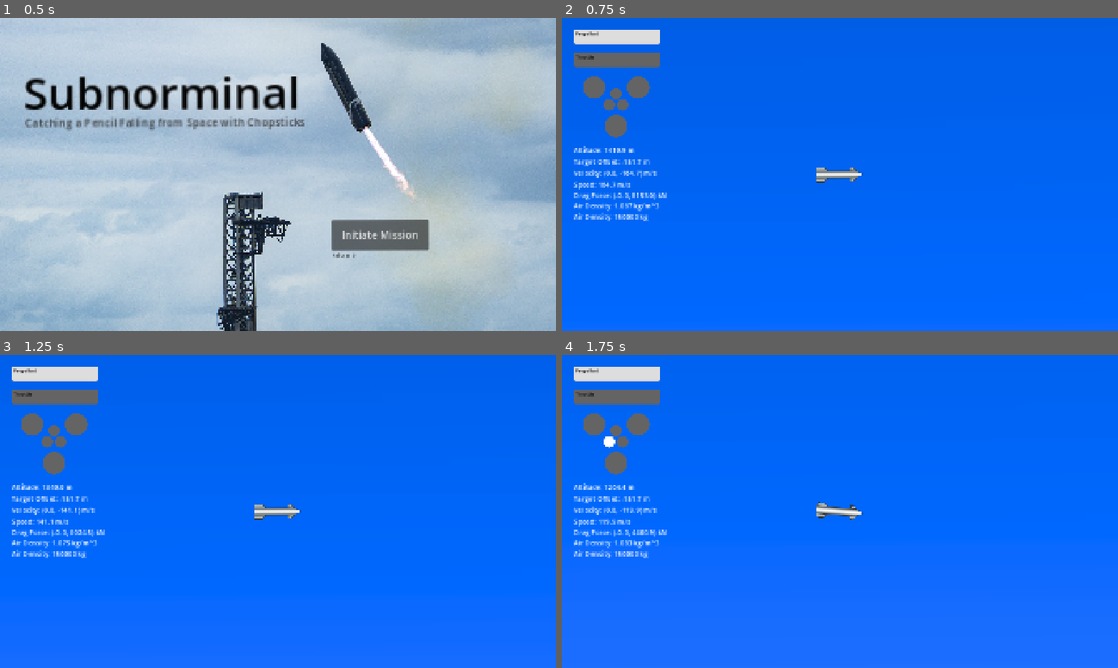
Above: before the commit, frames 1-4 (two rows, left to right).
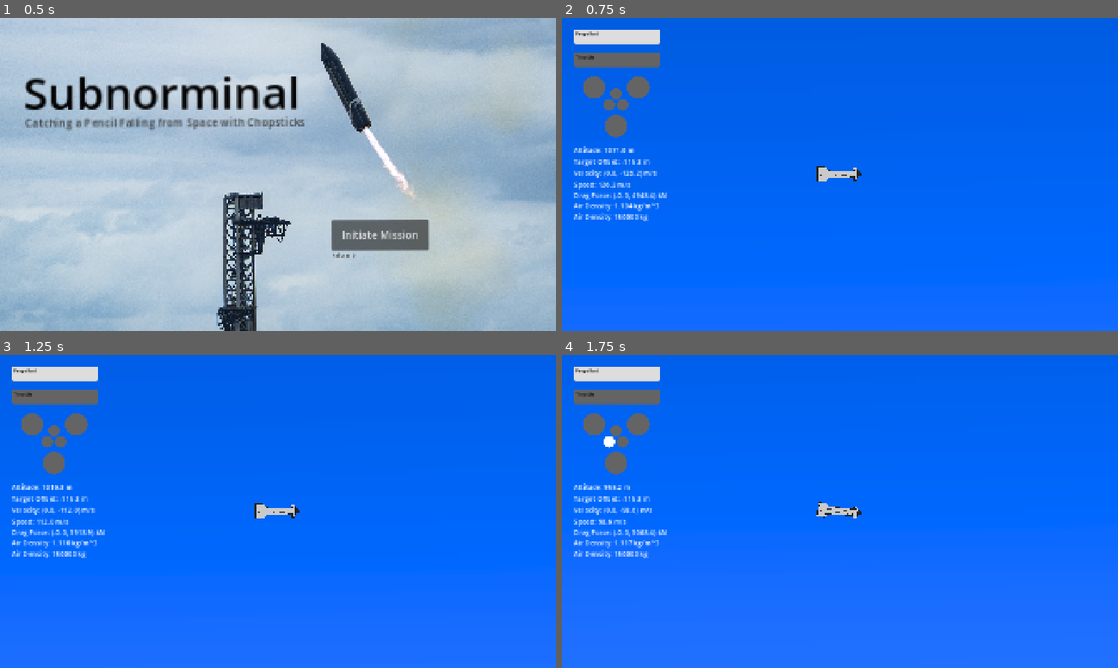
Above: after the commit, the same moments.

Repository: cyb3rgeorge/subnorminal
Game: Godot game, scene res://menu.tscn
The game is run twice, just before and just after one commit, with the same random seed, the same clock (stepped at 60 frames per second) and the same inputs. Video files are missing from this copy of the repository; at most half a second of black plays in their place.
Inputs (mouse positions are in pixels of both pictures, inside the frame that each line leads up to):
- Up to frame 1 (0.5 s): no input
- Up to frame 2 (0.75 s): click "Initiate Mission" at 0.5 s
- Up to frame 3 (1.25 s): no input
- Up to frame 4 (1.75 s): move the mouse to (962, 495) at 1.27 s; hold Right (rotateRight) from 1.28 s (still down); hold 1 (1Engine) from 1.28 s (still down); click (962, 495) at 1.42 s

Frame 1 is identical in both runs. In frame 2, 0.5% of the frame differs, in the area x 7-55%, y 41-62%; in frame 3, 0.4%; in frame 4, 0.5%, in the area x 6-55%, y 41-62%.

Commit message:
Visual overhaul

Diff:
--- a/simulator.tscn
+++ b/simulator.tscn
@@ -2,9 +2,11 @@
 
 [ext_resource type="Texture2D" uid="uid://wf3hc48n7f5q" path="res://media/sky.png" id="1_wijme"]
 [ext_resource type="Script" uid="uid://bw3qik1luvw6a" path="res://starship.gd" id="2_tdqyt"]
-[ext_resource type="Texture2D" uid="uid://bntt87ui0xi1r" path="res://media/raptor1.png" id="3_qcnq3"]
-[ext_resource type="Texture2D" uid="uid://dvgh7soxnynsq" path="res://media/raptor2.png" id="4_xneng"]
-[ext_resource type="Texture2D" uid="uid://c47ipy74s0tk6" path="res://media/starship.png" id="5_i1xrq"]
+[ext_resource type="Texture2D" uid="uid://cio2h1f15bwbu" path="res://media/enginePlume1.png" id="3_qcnq3"]
+[ext_resource type="Texture2D" uid="uid://bm1penn2hf2pu" path="res://media/enginePlume2.png" id="4_xneng"]
+[ext_resource type="Texture2D" uid="uid://dw8wywh6jublf" path="res://media/starship.png" id="5_i1xrq"]
+[ext_resource type="Texture2D" uid="uid://naggk6nv75rq" path="res://media/enginePlume3.png" id="5_t68on"]
+[ext_resource type="Texture2D" uid="uid://04sv8p5id7ai" path="res://media/enginePlume4.png" id="6_4s7bp"]
 [ext_resource type="Script" uid="uid://b1akmwma3e6rw" path="res://camera2d.gd" id="6_t68on"]
 [ext_resource type="Script" uid="uid://cx2qgefp2ad13" path="res://propGauge.gd" id="7_4s7bp"]
 [ext_resource type="Script" uid="uid://cg4gxkpa12mpb" path="res://throttle.gd" id="8_wd3sr"]
@@ -12,13 +14,13 @@
 [ext_resource type="Texture2D" uid="uid://tmtv7bylagwc" path="res://media/ship2.png" id="10_ur0sc"]
 [ext_resource type="Texture2D" uid="uid://ccg11wl57j05n" path="res://media/ship1.png" id="11_k8tmk"]
 [ext_resource type="Texture2D" uid="uid://bv66xpmy23g1c" path="res://media/ship0.png" id="12_mnur8"]
-[ext_resource type="Texture2D" uid="uid://c04miqp2afsji" path="res://media/tower.png" id="13_h6gh2"]
-[ext_resource type="Texture2D" uid="uid://d10s5uv25b8np" path="res://media/chopsticks.png" id="14_fqtql"]
+[ext_resource type="Texture2D" uid="uid://pby1h38n4hmm" path="res://media/tower.png" id="13_tdqyt"]
+[ext_resource type="Texture2D" uid="uid://c2lnqqn1f1n6i" path="res://media/chopsticks.png" id="14_qcnq3"]
 [ext_resource type="Texture2D" uid="uid://f1rduu3r0cgh" path="res://media/ground.png" id="15_pivg5"]
 [ext_resource type="AudioStream" uid="uid://cptb471thjitf" path="res://media/raptorFiring.wav" id="16_tns8l"]
 
 [sub_resource type="RectangleShape2D" id="RectangleShape2D_8bwct"]
-size = Vector2(6.9960938, 31.00177)
+size = Vector2(35.99968, 3.0000496)
 
 [sub_resource type="StyleBoxFlat" id="StyleBoxFlat_4y73a"]
 bg_color = Color(0.39215687, 0.39215687, 0.39215687, 1)
@@ -49,7 +51,7 @@
 corner_radius_bottom_left = 8
 
 [sub_resource type="RectangleShape2D" id="RectangleShape2D_3mne7"]
-size = Vector2(76.25, 3.5)
+size = Vector2(41, 1)
 
 [sub_resource type="RectangleShape2D" id="RectangleShape2D_5wfv7"]
 size = Vector2(17731.625, 282.08618)
@@ -57,14 +59,14 @@
 [node name="Node2D" type="Node2D" unique_id=1745848919]
 
 [node name="Sky" type="Sprite2D" parent="." unique_id=1427529558]
-position = Vector2(211.75781, -5117.336)
+position = Vector2(207.00002, -5117)
 rotation = 3.1351771
 scale = Vector2(40.23882, -2.263264)
 texture = ExtResource("1_wijme")
 
 [node name="Starship" type="RigidBody2D" parent="." unique_id=1724685367]
 position = Vector2(568.0001, -3162)
-rotation = 3.137519
+rotation = 3.1415927
 mass = 150000.0
 inertia = 1000.0
 can_sleep = false
@@ -72,37 +74,58 @@
 linear_velocity = Vector2(0, 500)
 script = ExtResource("2_tdqyt")
 
-[node name="RaptorThrottle1" type="Sprite2D" parent="Starship" unique_id=1863118857]
-visible = false
-position = Vector2(102.999084, 0.4194336)
-rotation = 1.6013705
+[node name="EnginePlume1" type="Sprite2D" parent="Starship" unique_id=192035588]
+visible = false
+texture_filter = 1
+position = Vector2(124.00009, 0)
+rotation = 3.1415925
 texture = ExtResource("3_qcnq3")
 
-[node name="RaptorThrottle2" type="Sprite2D" parent="Starship" unique_id=1949635948]
-visible = false
-position = Vector2(127.99896, 0.52124023)
-rotation = 1.6030564
+[node name="EnginePlume2" type="Sprite2D" parent="Starship" unique_id=254225912]
+visible = false
+texture_filter = 1
+position = Vector2(144.00009, 0)
+rotation = 3.1415925
+texture = ExtResource("4_xneng")
+
+[node name="EnginePlume3" type="Sprite2D" parent="Starship" unique_id=375558163]
+visible = false
+texture_filter = 1
+position = Vector2(164.00009, 0)
+rotation = 3.1415925
+texture = ExtResource("5_t68on")
+
+[node name="EnginePlume4" type="Sprite2D" parent="Starship" unique_id=1096647722]
+visible = false
+texture_filter = 1
+position = Vector2(184.00009, 0)
+rotation = 3.1415925
+texture = ExtResource("6_4s7bp")
+
+[node name="Starship" type="Sprite2D" parent="Starship" unique_id=555005580]
+texture_filter = 1
+position = Vector2(0.00012207031, 0)
+rotation = -1.5707964
 scale = Vector2(1.0000001, 1.0000001)
-texture = ExtResource("4_xneng")
-
-[node name="StarshipImage" type="Sprite2D" parent="Starship" unique_id=1824359622]
-position = Vector2(-2.37301e-06, 2.7894974e-05)
-rotation = -1.5707964
-scale = Vector2(2, 2)
 texture = ExtResource("5_i1xrq")
 
 [node name="Camera2D" type="Camera2D" parent="Starship" unique_id=2094013215]
+position = Vector2(0.00012198289, -1)
+zoom = Vector2(0.75, 0.75)
 limit_enabled = false
 position_smoothing_speed = 10.0
 script = ExtResource("6_t68on")
 
 [node name="CollisionPolygon2D" type="CollisionPolygon2D" parent="Starship" unique_id=1983826992]
-polygon = PackedVector2Array(-78.00604, -0.24401855, -53.142853, -14.485718, -47.220703, -22.543518, -36.221222, -22.650085, -36.1243, -12.650513, 42.87201, -13.416138, 53.755188, -25.522217, 78.754, -25.764465, 79.24826, 25.233154, 53.24948, 25.485107, 42.133698, 13.592285, -35.88202, 12.348328, -35.785126, 22.34784, -35.785126, 22.34784, -46.784607, 22.454407, -54.87143, 13.53241, -77.99634, 0.7559204)
+position = Vector2(0.0001220693, 4.972851e-07)
+rotation = 1.5669318
+polygon = PackedVector2Array(-0.40185547, 103.99921, -18.278076, 71.92993, -17.5979, -104.06879, 18.401855, -103.92966, 17.72168, 72.06903)
 
 [node name="Area2DFwd" type="Area2D" parent="Starship" unique_id=55732293 groups=["fwd"]]
+rotation = 1.5707964
 
 [node name="CollisionShape2D" type="CollisionShape2D" parent="Starship/Area2DFwd" unique_id=838277218]
-position = Vector2(-35.999554, -0.14673257)
+position = Vector2(0, 53)
 shape = SubResource("RectangleShape2D_8bwct")
 
 [node name="Telemetry" type="CanvasLayer" parent="." unique_id=65945142]
@@ -259,25 +282,25 @@
 
 [node name="TowerArea" type="Area2D" parent="." unique_id=1781511207]
 
-[node name="Tower" type="Sprite2D" parent="TowerArea" unique_id=428413086]
-position = Vector2(935.00006, 810.00006)
-scale = Vector2(1.743, 1.743)
-texture = ExtResource("13_h6gh2")
+[node name="Tower" type="Sprite2D" parent="TowerArea" unique_id=1800599003]
+texture_filter = 1
+position = Vector2(923, 728)
+texture = ExtResource("13_tdqyt")
 
 [node name="CollisionPolygon2D" type="CollisionPolygon2D" parent="TowerArea" unique_id=245403023]
 position = Vector2(927, 726)
-polygon = PackedVector2Array(28, -98, 29, 289, -39, 289, -39, 259, -20, 259, -20, -120, 41, -120, 41, -98)
+polygon = PackedVector2Array(-41, -284, 46, -284, 46, -261, 30, -261, 30, -235, 46, -235, 46, -169, 30, -169, 30, 289, -57, 289, -57, 260, -41, 245)
 
 [node name="ChopsticksArea" type="Area2D" parent="." unique_id=1521499371]
 position = Vector2(-3, -57)
 
-[node name="Chopsticks" type="Sprite2D" parent="ChopsticksArea" unique_id=290342387]
-position = Vector2(992.99994, 721)
-scale = Vector2(1.7, 1.7)
-texture = ExtResource("14_fqtql")
+[node name="Chopsticks" type="Sprite2D" parent="ChopsticksArea" unique_id=597780006]
+texture_filter = 1
+position = Vector2(992, 581)
+texture = ExtResource("14_qcnq3")
 
 [node name="CollisionShape2D" type="CollisionShape2D" parent="ChopsticksArea" unique_id=1782389773]
-position = Vector2(1005.875, 697.25)
+position = Vector2(1030.5, 548.5)
 shape = SubResource("RectangleShape2D_3mne7")
 
 [node name="Land" type="Area2D" parent="." unique_id=1206827131]
--- a/starship.gd
+++ b/starship.gd
@@ -33,10 +33,10 @@
 const THROTTLE_CHANGE_RATE: float = 60.0
 const FUEL_BURN_RATE: float = 60.0
 
-const MAX_CATCH_SPEED_MPS: float = 5.0
+const MAX_CATCH_SPEED_MPS: float = 10.0
 
 # Simulation Scale
-const METERS_PER_PIXEL: float = 54.0 / 158.0
+const METERS_PER_PIXEL: float = 54.0 / 208.0
 const TARGET_X: float = 1012.0
 const GROUND_Y: float = 1015.0
 
@@ -62,8 +62,10 @@
 
 # Effects
 @onready var raptorRoar = $"../raptorRoar"
-@onready var flameLow: CanvasItem = $RaptorThrottle1
-@onready var flameHigh: CanvasItem = $RaptorThrottle2
+@onready var enginePlume1: CanvasItem = $EnginePlume1
+@onready var enginePlume2: CanvasItem = $EnginePlume2
+@onready var enginePlume3: CanvasItem = $EnginePlume3
+@onready var enginePlume4: CanvasItem = $EnginePlume4
 
 # Telemetry Nodes
 @onready var EngineIndicators: Array[CanvasItem] = [
@@ -203,8 +205,10 @@
 
 
 func _update_effects(burning: bool) -> void:
-	flameLow.visible = burning and throttle <= 50.0
-	flameHigh.visible = burning and throttle > 50.0
+	enginePlume1.visible = burning and throttle > 0.0
+	enginePlume2.visible = burning and throttle > 25.0
+	enginePlume3.visible = burning and throttle > 50.0
+	enginePlume4.visible = burning and throttle > 75.0
 
 	if burning and not _wasBurning:
 		raptorRoar.play()
Binary file changed: media/chopsticks.png
Not shown, changed: media/chopsticks.png.import
Binary file added: media/enginePlume1.png
Not shown, changed: media/enginePlume1.png.import
Binary file added: media/enginePlume2.png
Not shown, added: media/enginePlume2.png.import
Binary file added: media/enginePlume3.png
Not shown, added: media/enginePlume3.png.import
Binary file added: media/enginePlume4.png
Not shown, changed: media/enginePlume4.png.import
Binary file removed: media/raptor1.png
Binary file removed: media/raptor2.png
(and 4 more such lines)
